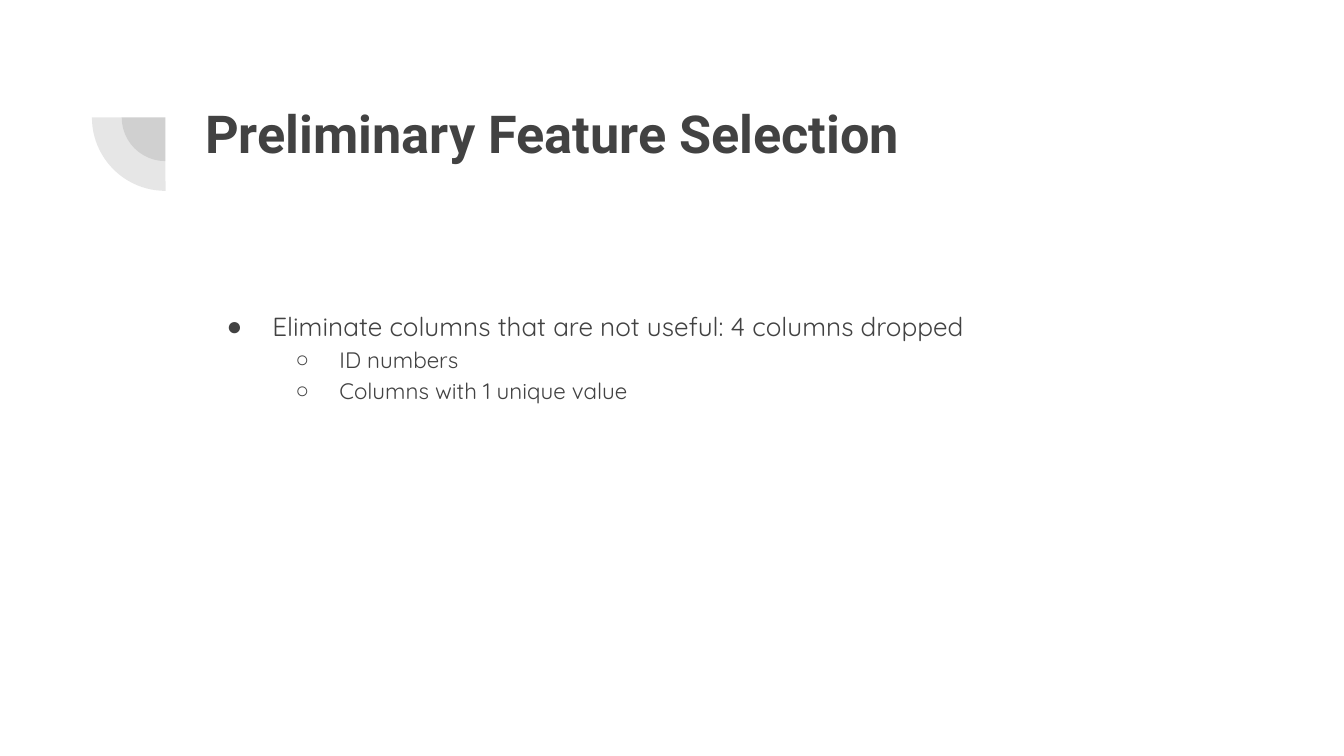
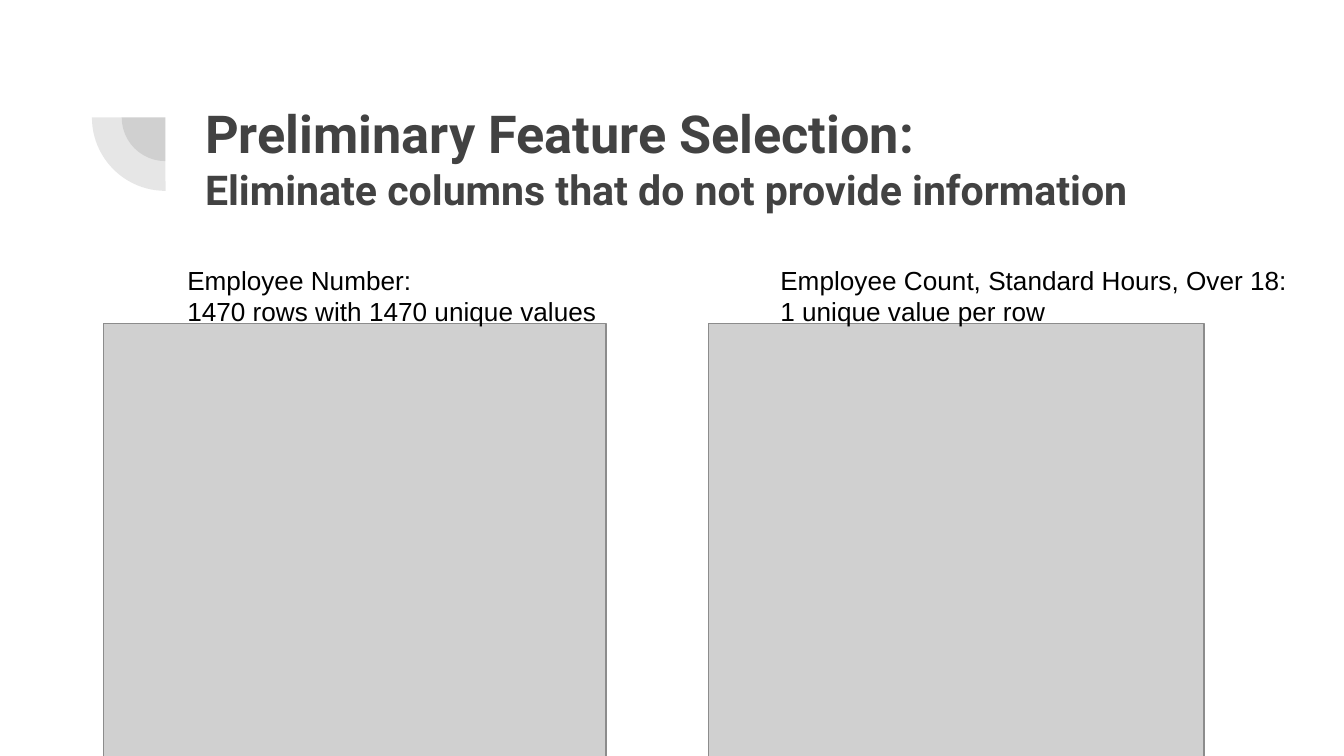
Before and after one commit to lykkelig/Group6_Final_Project, a slide deck: slide 10 of Presentation/Final Project Presentation.pptx (slide 8 before the commit). Drawn at 1344x756 pixels with LibreOffice and Linux fonts; fonts in the diff are those of the drawing; grey boxes stand for pictures. Boxes give left, top, right and bottom in pixels: in the first picture for what was removed or moved away, otherwise in the second. Text is boxed around its words. In the diff, an @@ line names an element or a change of style, - is before the commit and + after.

Commit message:
update powerpoint

```diff
--- a/Presentation/Final Project Presentation.pptx
+++ b/Presentation/Final Project Presentation.pptx
@@ title at <box>205,114,1127,214</box>: text changed; size 28 to 22 pt @@
-Preliminary Feature Selection
+Preliminary Feature Selection:
+Eliminate columns that do not provide information
@@ text added at <box>187,271,596,327</box>, 14 pt, text #000000 @@
+  Employee Number:
+  1470 rows with 1470 unique values
@@ text added at <box>780,271,1286,327</box>, 14 pt, text #000000 @@
+  Employee Count, Standard Hours, Over 18:
+  1 unique value per row
@@ picture added at <box>103,324,606,756</box> @@
@@ text removed at <box>272,316,964,404</box> @@
-● Eliminate columns that are not useful: 4 columns dropped
-  ○ ID numbers
-  ○ Columns with 1 unique value
@@ picture added at <box>708,324,1203,756</box> @@
```
Also in this commit, not shown: 7 other slides changed, 3 slides added, 3 slides removed, 2 other files.
